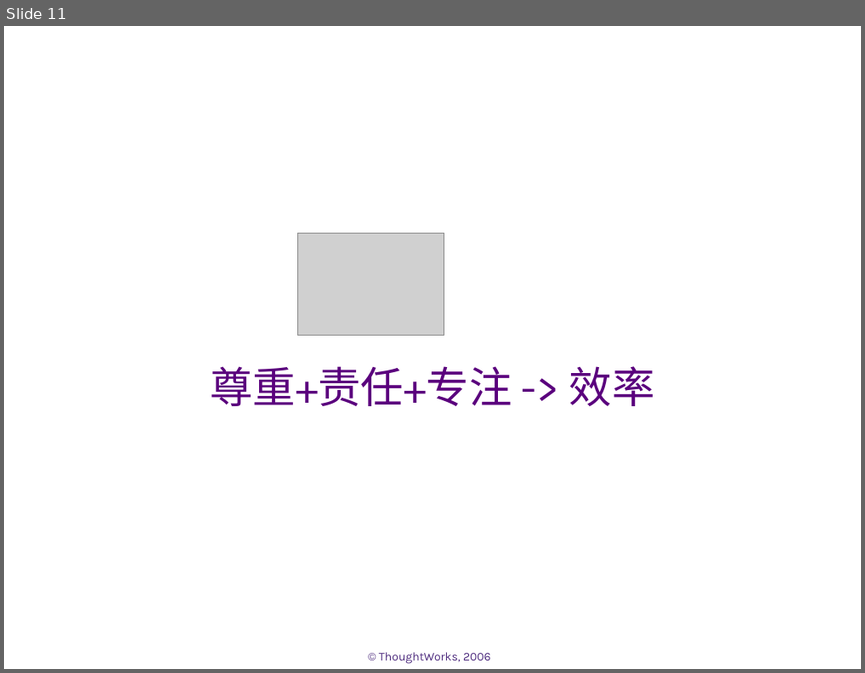
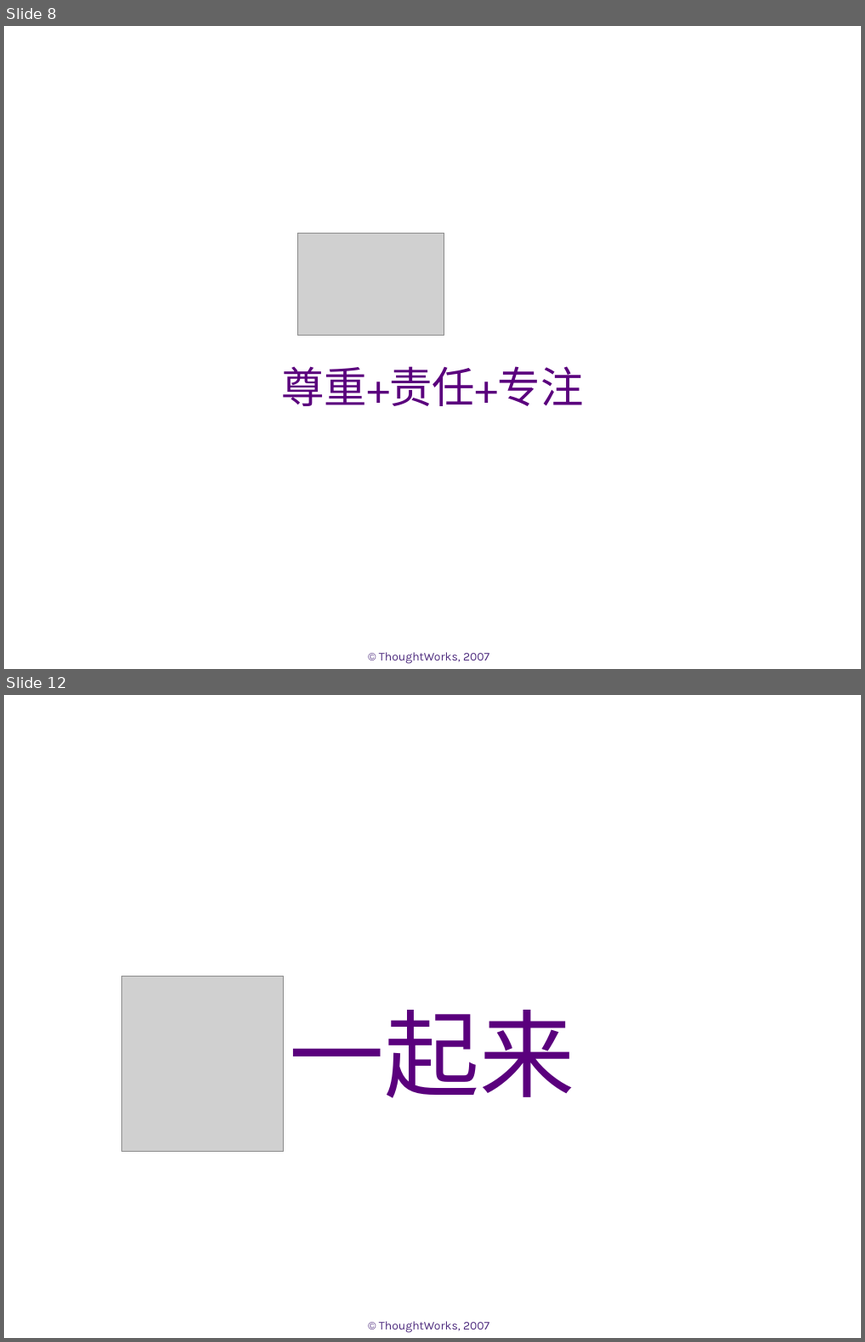
Before and after one commit to whimet/agilechina, a slide deck: docs/demo.ppt. Shown one above the other, each under a label of ours: slide 11 before the commit, slides 8 and 12 after it; the slides between them are not shown. The pictures are 865x673 and 865x1342 pixels, drawn with LibreOffice and Linux fonts; fonts in the diff are those of the drawing; grey boxes stand for pictures; background and template pictures are left out. Boxes give left, top, right and bottom in pixels: in the first picture for what was removed or moved away, otherwise in the second. Text is boxed around its words. In the diff, an @@ line names an element or a change of style, - is before the commit and + after.

```diff
--- a/docs/demo.ppt
+++ b/docs/demo.ppt
@@ slide 12 added at (4,695,861,1338), background #FFFFFF; not listed: 1 template element that a slide beside it also shows @@
@@ picture added at (122,976,284,1151) @@
@@ subtitle added at (290,1009,575,1098), 80 pt, text #5A007D @@
+一起来
@@ what was slide 11 is now slide 8 @@
@@ slide 8 changed as well @@
@@ subtitle at (281,366,583,406): text changed @@
-尊重+责任+专注 -> 效率
+尊重+责任+专注
@@ text at (379,652,489,664): text changed @@
-© ThoughtWorks, 2006
+© ThoughtWorks, 2007
```
Also in this commit, not shown: 9 other slides changed, 7 other slides added, 10 slides removed.
